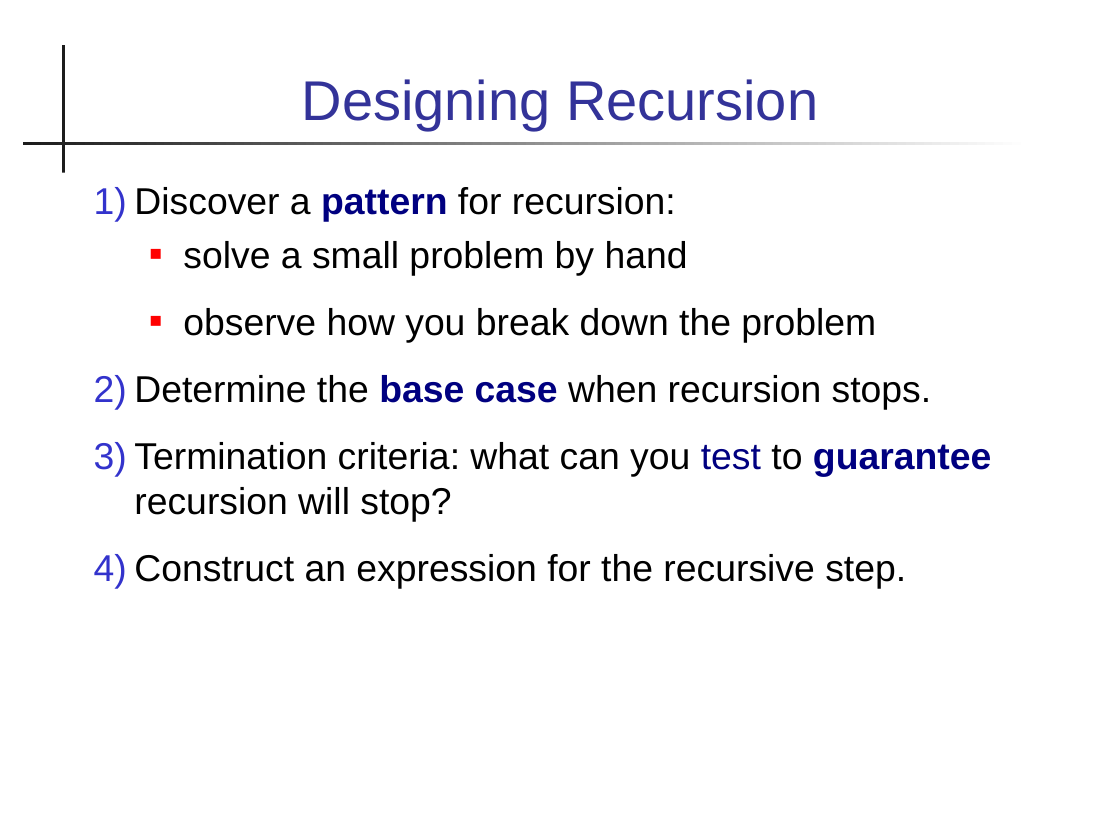
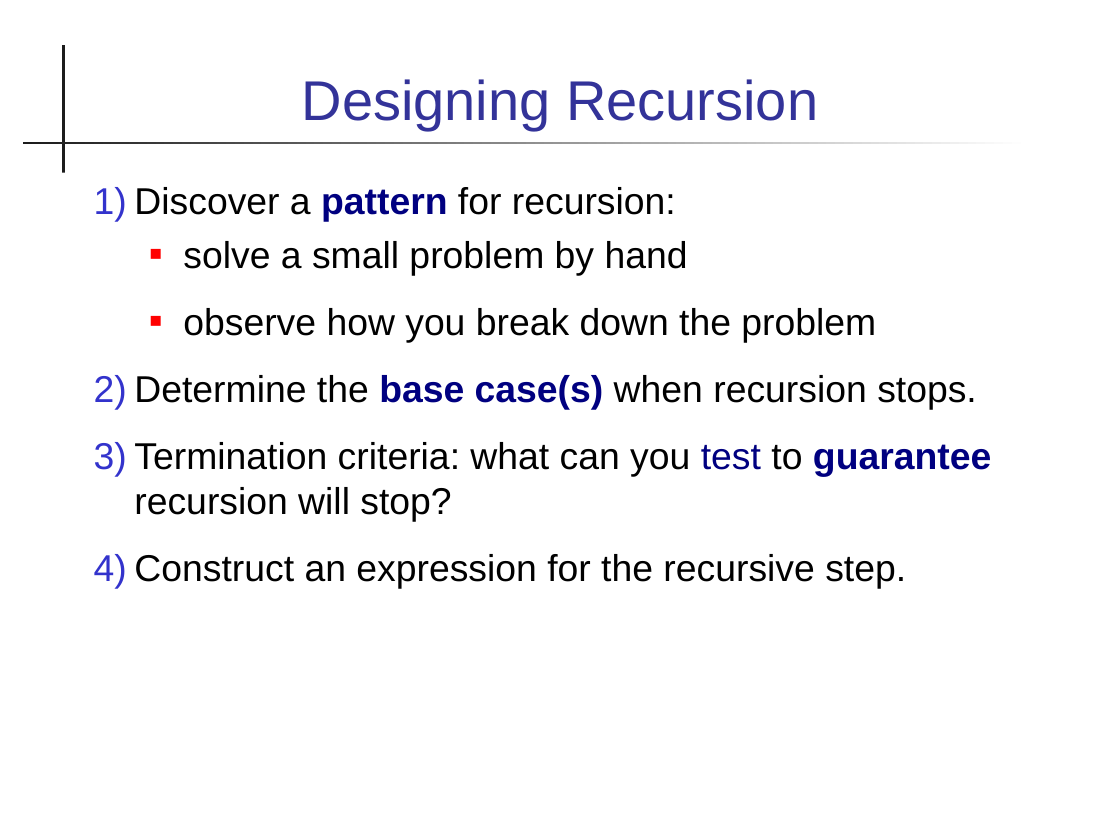
Before and after one commit to cpske/Prog2, a slide deck: slide 10 of recursion/Recursion.pptx. Drawn at 1120x840 pixels with LibreOffice and Linux fonts; fonts in the diff are those of the drawing. Boxes give left, top, right and bottom in pixels: in the first picture for what was removed or moved away, otherwise in the second. Text is boxed around its words. In the diff, an @@ line names an element or a change of style, - is before the commit and + after.

Commit message:
Add recursion and week2 lab (draft)

```diff
--- a/recursion/Recursion.pptx
+++ b/recursion/Recursion.pptx
@@ text at box(134, 375, 977, 410): text changed @@
-2) Determine the base case when recursion stops.
+2) Determine the base case(s) when recursion stops.
```
Also in this commit, not shown: 6 other slides changed, 10 other files.
